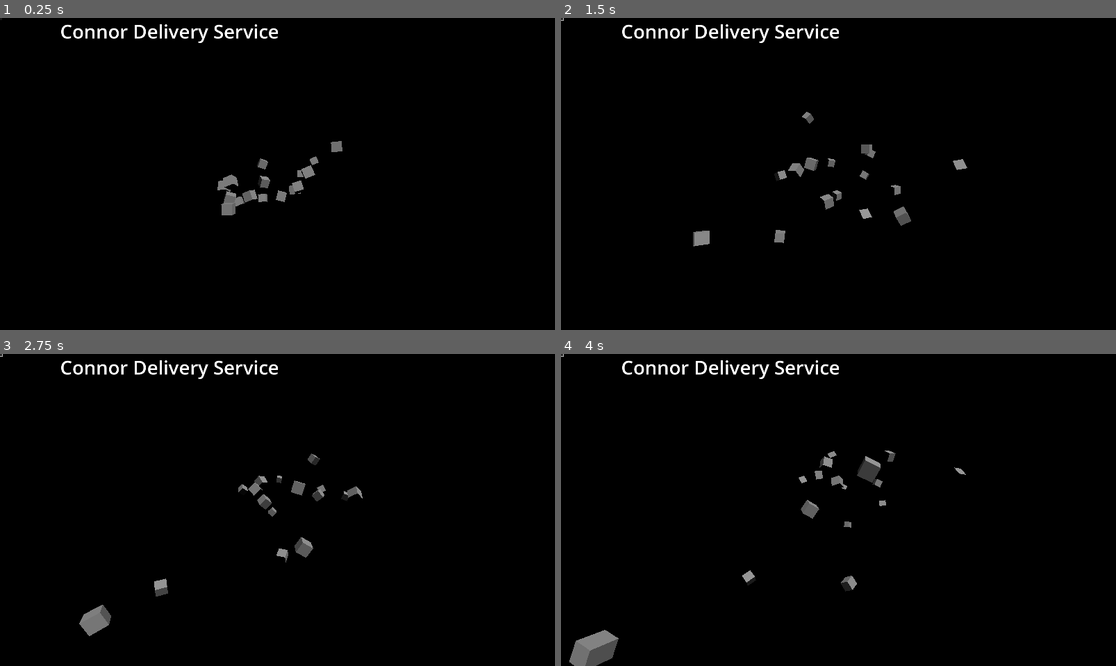
Above: before the commit, frames 1-4 (two rows, left to right).
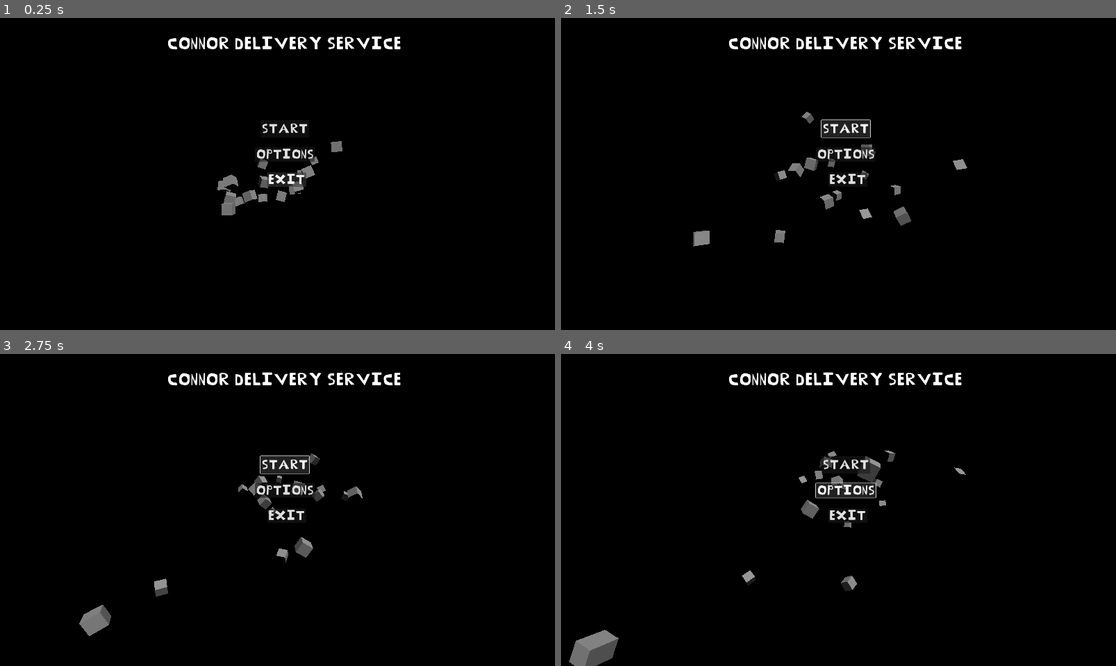
Above: after the commit, the same moments.

Repository: SmithyG69/Year12GodotMouseMouse
Game: Godot game, scene res://loading_screen.tscn
The game is run twice, just before and just after one commit, with the same random seed, the same clock (stepped at 60 frames per second) and the same inputs. Video files are missing from this copy of the repository; at most half a second of black plays in their place.
Inputs (mouse positions are in pixels of both pictures, inside the frame that each line leads up to; where the layout moved, square brackets give the same spot in the first picture):
- Up to frame 1 (0.25 s): no input
- Up to frame 2 (1.5 s): click (844, 155) [561, 18] at 0.5 s; click (844, 130) [561, 18] at 1.25 s
- Up to frame 3 (2.75 s): click (283, 466) [0, 354] at 2 s
- Up to frame 4 (4 s): click (849, 516) [561, 354] at 2.75 s; click (844, 491) [561, 354] at 3.5 s

The runs differ from the first frame. In frame 1, 2.0% of the frame differs, in the area x 11-73%, y 2-55%; in frame 2, 2.3%; in frame 3, 2.3%, in the area x 0-73%, y 0-54%; in frame 4, 2.3%.

Commit message:
Text added and font

Diff:
--- a/connorstitlescreen2/titlescreen3d.tscn
+++ b/connorstitlescreen2/titlescreen3d.tscn
@@ -1,8 +1,9 @@
-[gd_scene load_steps=7 format=3 uid="uid://bjqtmobyw6hfw"]
+[gd_scene load_steps=8 format=3 uid="uid://bjqtmobyw6hfw"]
 
 [ext_resource type="Script" uid="uid://bbkwpfgbygt7e" path="res://titlescreenroot.gd" id="1_jbubk"]
 [ext_resource type="Script" uid="uid://qhx8g4hixde5" path="res://UI.gd" id="2_ri4db"]
 [ext_resource type="Script" uid="uid://bhesism4e5kf7" path="res://fruit_spawner.gd" id="3_ne6se"]
+[ext_resource type="FontFile" uid="uid://faki70p2q5r8" path="res://Fullgiblets-Regular.otf" id="3_pg1o3"]
 [ext_resource type="PackedScene" uid="uid://bvrgqgr28t1am" path="res://Fruit.tscn" id="4_pg1o3"]
 
 [sub_resource type="Environment" id="Environment_pj8lm"]
@@ -37,9 +38,11 @@
 
 [node name="Label" type="Label" parent="CanvasLayer/Control"]
 layout_mode = 0
-offset_left = 208.0
-offset_right = 965.0
-offset_bottom = 185.0
+offset_left = 564.0
+offset_top = 2.0
+offset_right = 1403.0
+offset_bottom = 234.0
+theme_override_fonts/font = ExtResource("3_pg1o3")
 text = "Connor Delivery Service
 "
 label_settings = SubResource("LabelSettings_mmlyw")
@@ -48,18 +51,33 @@
 
 [node name="Button" type="Button" parent="CanvasLayer/Control"]
 layout_mode = 0
-offset_right = 8.0
-offset_bottom = 8.0
+offset_left = 901.0
+offset_top = 354.0
+offset_right = 1070.0
+offset_bottom = 413.0
+theme_override_fonts/font = ExtResource("3_pg1o3")
+theme_override_font_sizes/font_size = 51
+text = "Start"
 
 [node name="Button2" type="Button" parent="CanvasLayer/Control"]
 layout_mode = 0
-offset_right = 8.0
-offset_bottom = 8.0
+offset_left = 882.0
+offset_top = 448.0
+offset_right = 1089.0
+offset_bottom = 497.0
+theme_override_fonts/font = ExtResource("3_pg1o3")
+theme_override_font_sizes/font_size = 51
+text = "options"
 
 [node name="Button3" type="Button" parent="CanvasLayer/Control"]
 layout_mode = 0
-offset_right = 8.0
-offset_bottom = 8.0
+offset_left = 924.0
+offset_top = 535.0
+offset_right = 1059.0
+offset_bottom = 584.0
+theme_override_fonts/font = ExtResource("3_pg1o3")
+theme_override_font_sizes/font_size = 51
+text = "Exit"
 
 [node name="Bounds" type="Node3D" parent="."]
 
Binary file added: connorstitlescreen2/Fullgiblets-Regular.otf
Not shown, added: connorstitlescreen2/Fullgiblets-Regular.otf.import
Binary file added: connorstitlescreen2/Fullgiblets-Regular.ttf
Not shown, added: connorstitlescreen2/Fullgiblets-Regular.ttf.import
